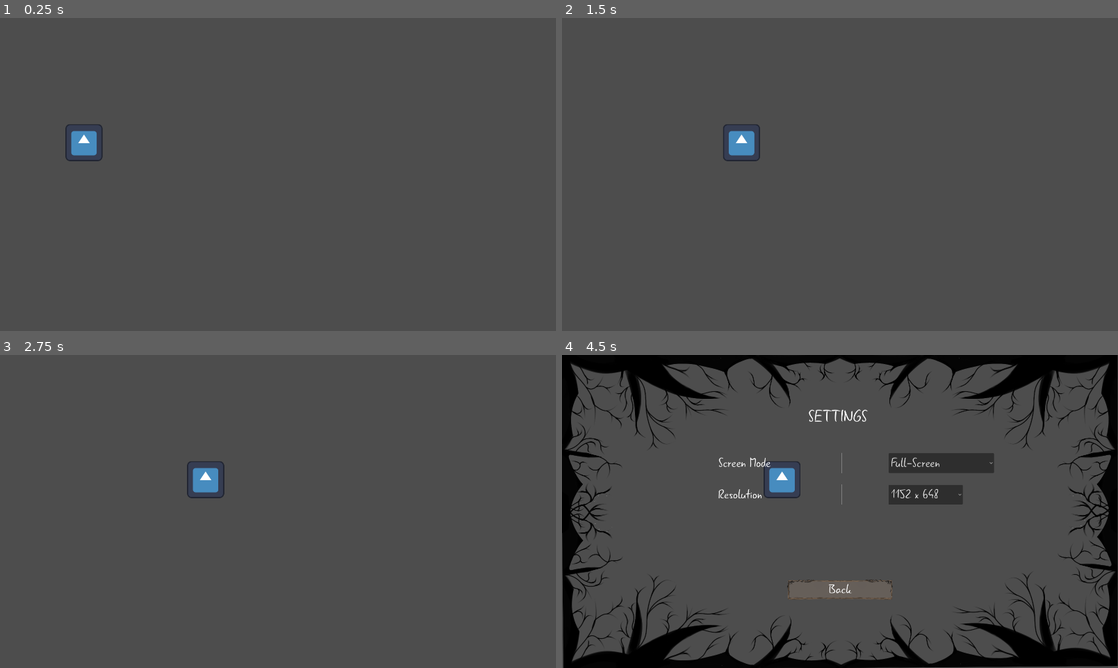
Above: before the commit, frames 1-4 (two rows, left to right).
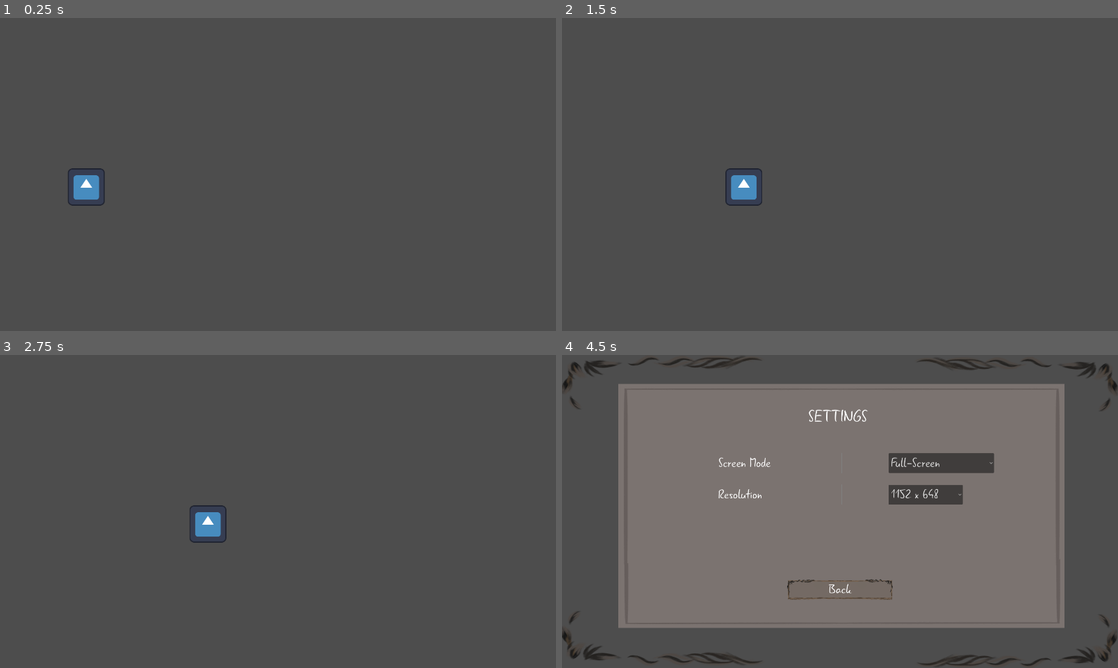
Above: after the commit, the same moments.

Repository: x1000sag/LiniRPGjp
Game: Godot game, scene res://scenes/test_scene.tscn
Two runs of this game, one before a commit and one after it. Both use one fixed random seed, a clock stepped at 60 frames per second and the inputs below. The engine's default icon, where the game draws it, is replaced by a stand-in: a white triangle on a blue panel in a dark square.
Inputs (mouse positions are in pixels of both pictures, inside the frame that each line leads up to):
- Up to frame 1 (0.25 s): no input
- Up to frame 2 (1.5 s): tap Enter at 0.5 s; move the mouse to (962, 158) at 0.52 s; hold D (right) 0.53-1.28 s; click (962, 158) at 0.6 s; move the mouse to (728, 190) at 1.27 s; hold A (left) from 1.28 s (still down); tap F (interact) at 1.35 s
- Up to frame 3 (2.75 s): move the mouse to (333, 442) at 2.02 s; release A (left) at 2.03 s; hold D (right) from 2.03 s (still down); click (333, 442) at 2.1 s
- Up to frame 4 (4.5 s): move the mouse to (812, 574) at 2.77 s; tap F (interact) at 2.85 s; move the mouse to (1006, 558) at 3.52 s; release D (right) at 3.53 s; hold A (left) 3.53-4.25 s; click (1006, 558) at 3.6 s; tap Escape at 4.15 s; click "Settings" at 4.25 s

The runs differ from the first frame. In frame 1, 0.9% of the frame differs, in the area x 11-19%, y 34-60%; in frame 2, 0.9%; in frame 3, 0.9%; in frame 4, 75%, in the area x 0-100%, y 0-100%.

Commit message:
29.01 v1
work with UI

Diff:
--- /dev/null
+++ b/scenes/components/script/global.gd
@@ -0,0 +1,8 @@
+extends Node
+
+#очередь фраз
+@onready var queue : Array
+#теги для диалога(список фраз нужные для диалога)
+@onready var phrases = {
+	"test": ["_test_", "_test_item_"]
+}
--- a/scenes/components/script/init_window_component.gd
+++ b/scenes/components/script/init_window_component.gd
@@ -9,3 +9,12 @@
 			Menu = preload("res://scenes/ui/esc_menu.tscn")
 			child=Menu.instantiate()
 			get_parent().add_child(child)
+	elif get_parent().has_node("Window_button"):
+		if event is InputEventKey and event.pressed and event.keycode == KEY_ESCAPE:
+			Menu = preload("res://scenes/ui/esc_menu.tscn")
+			child=Menu.instantiate()
+			get_parent().add_child(child)
+			get_parent().get_node("Window_button").queue_free()
+	elif get_parent().has_node("Esc_Menu"):
+		if event is InputEventKey and event.pressed and event.keycode == KEY_ESCAPE:
+			get_parent().get_node("Esc_Menu").queue_free()
--- a/scenes/test_scene.tscn
+++ b/scenes/test_scene.tscn
@@ -16,16 +16,16 @@
 physics_material_override = SubResource("PhysicsMaterial_8wduo")
 
 [node name="CollisionShape2D" type="CollisionShape2D" parent="wall"]
-position = Vector2(108, 430)
+position = Vector2(116, 583)
 shape = SubResource("RectangleShape2D_0wks6")
 
 [node name="MainCharacter" parent="." instance=ExtResource("1_a40uw")]
-position = Vector2(290, 430)
+position = Vector2(298, 583)
 speed = 10
 
 [node name="init_window_component" parent="." instance=ExtResource("2_h8mvf")]
 
 [node name="test_iteract_area" parent="." instance=ExtResource("3_6wx6q")]
-position = Vector2(1519, 430)
+position = Vector2(1527, 583)
 
 [node name="dialog" parent="." instance=ExtResource("4_jd0lo")]
--- a/scenes/ui/Window_button.tscn
+++ b/scenes/ui/Window_button.tscn
@@ -1,9 +1,10 @@
-[gd_scene load_steps=11 format=3 uid="uid://d1qo7ajql10xn"]
+[gd_scene load_steps=12 format=3 uid="uid://d1qo7ajql10xn"]
 
 [ext_resource type="PackedScene" uid="uid://dp8d1hsm6cm8w" path="res://scenes/ui/Settings.tscn" id="1_p2it8"]
 [ext_resource type="Script" path="res://scenes/ui/sripts/Window_button.gd" id="2_ikvqy"]
 [ext_resource type="Texture2D" uid="uid://b7cwcuwrowlb" path="res://resources/textures/ESC_bg.png" id="3_vajqh"]
 [ext_resource type="PackedScene" uid="uid://cbenaubucvdpf" path="res://scenes/ui/resolution_mode_button.tscn" id="3_wpu1v"]
+[ext_resource type="Texture2D" uid="uid://cdkdndi76mwa0" path="res://resources/textures/panel.jpg" id="4_pbqkr"]
 [ext_resource type="Texture2D" uid="uid://b14tu38mq1uo3" path="res://resources/textures/button_idle.png" id="4_qlfws"]
 [ext_resource type="Texture2D" uid="uid://dx234ps1r3s3i" path="res://resources/textures/button_pressed.png" id="5_jhi4n"]
 [ext_resource type="Texture2D" uid="uid://cljjmhx34x5rh" path="res://resources/textures/button_focused.png" id="6_rqjto"]
@@ -25,8 +26,24 @@
 offset_bottom = 1080.0
 texture = ExtResource("3_vajqh")
 expand_mode = 1
+metadata/_edit_lock_ = true
 
-[node name="HBoxContainer" parent="." index="1"]
+[node name="NinePatchRect" type="NinePatchRect" parent="." index="1"]
+anchors_preset = 8
+anchor_left = 0.5
+anchor_top = 0.5
+anchor_right = 0.5
+anchor_bottom = 0.5
+offset_left = 195.0
+offset_top = 100.0
+offset_right = 1735.0
+offset_bottom = 942.0
+grow_horizontal = 2
+grow_vertical = 2
+texture = ExtResource("4_pbqkr")
+region_rect = Rect2(66, 51, 2525, 2118)
+
+[node name="HBoxContainer" parent="." index="2"]
 offset_left = 540.0
 offset_top = 339.0
 offset_right = 1384.0
@@ -40,7 +57,7 @@
 [node name="OptionButton" parent="HBoxContainer" index="2"]
 theme_override_font_sizes/font_size = 46
 
-[node name="Button" type="TextureButton" parent="." index="2"]
+[node name="Button" type="TextureButton" parent="." index="3"]
 offset_left = 777.0
 offset_top = 774.0
 offset_right = 1143.0
@@ -62,14 +79,15 @@
 label_settings = SubResource("LabelSettings_pm48g")
 horizontal_alignment = 1
 vertical_alignment = 1
+metadata/_edit_lock_ = true
 
-[node name="Resolution_Mode_Button" parent="." index="3" instance=ExtResource("3_wpu1v")]
+[node name="Resolution_Mode_Button" parent="." index="4" instance=ExtResource("3_wpu1v")]
 offset_left = 379.0
 offset_top = 280.0
 offset_right = 379.0
 offset_bottom = 280.0
 
-[node name="Label" type="Label" parent="." index="4"]
+[node name="Label" type="Label" parent="." index="5"]
 offset_left = 804.0
 offset_top = 146.0
 offset_right = 1101.0
--- a/scenes/ui/diolog.tscn
+++ b/scenes/ui/diolog.tscn
@@ -21,22 +21,22 @@
 anchor_top = 0.548
 anchor_right = 1.0
 anchor_bottom = 1.0
-offset_top = -0.104034
+offset_top = 55.16
 grow_horizontal = 2
 grow_vertical = 2
 texture = ExtResource("2_icoqw")
-region_rect = Rect2(0.12178, -0.215633, 3525.88, 640.216)
+region_rect = Rect2(58, -18, 3406, 648)
 patch_margin_left = 83
-patch_margin_top = 81
+patch_margin_top = 142
 patch_margin_right = 83
-patch_margin_bottom = 93
+patch_margin_bottom = 150
 
 [node name="RichTextLabel" type="RichTextLabel" parent="dialog/NinePatchRect"]
 layout_mode = 0
-offset_left = 79.0
-offset_top = 60.0
-offset_right = 1829.0
-offset_bottom = 416.0
+offset_left = 154.0
+offset_top = 125.0
+offset_right = 1768.0
+offset_bottom = 330.0
 theme_override_font_sizes/normal_font_size = 46
 shortcut_keys_enabled = false
 threaded = true
--- a/scenes/ui/esc_menu.tscn
+++ b/scenes/ui/esc_menu.tscn
@@ -1,10 +1,14 @@
-[gd_scene load_steps=8 format=3 uid="uid://bqg857kj66w2r"]
+[gd_scene load_steps=10 format=3 uid="uid://bqg857kj66w2r"]
 
 [ext_resource type="Script" path="res://scenes/ui/sripts/esc_menu.gd" id="1_4ioew"]
 [ext_resource type="Texture2D" uid="uid://b7cwcuwrowlb" path="res://resources/textures/ESC_bg.png" id="2_mm30j"]
+[ext_resource type="Texture2D" uid="uid://cdkdndi76mwa0" path="res://resources/textures/panel.jpg" id="3_41xud"]
 [ext_resource type="Texture2D" uid="uid://b14tu38mq1uo3" path="res://resources/textures/button_idle.png" id="3_f1fr2"]
 [ext_resource type="Texture2D" uid="uid://dx234ps1r3s3i" path="res://resources/textures/button_pressed.png" id="4_yexv4"]
 [ext_resource type="Texture2D" uid="uid://cljjmhx34x5rh" path="res://resources/textures/button_focused.png" id="5_ed0tf"]
+
+[sub_resource type="Theme" id="Theme_floi5"]
+Panel/styles/panel = null
 
 [sub_resource type="LabelSettings" id="LabelSettings_nxtrx"]
 font_size = 46
@@ -16,10 +20,27 @@
 script = ExtResource("1_4ioew")
 
 [node name="TextureRect" type="TextureRect" parent="."]
-offset_right = 1920.0
-offset_bottom = 1080.0
+anchors_preset = 15
+anchor_right = 1.0
+anchor_bottom = 1.0
+grow_horizontal = 2
+grow_vertical = 2
 texture = ExtResource("2_mm30j")
 expand_mode = 1
+metadata/_edit_lock_ = true
+
+[node name="Panel" type="NinePatchRect" parent="."]
+offset_left = 530.0
+offset_top = 141.0
+offset_right = 1399.0
+offset_bottom = 946.0
+theme = SubResource("Theme_floi5")
+texture = ExtResource("3_41xud")
+region_rect = Rect2(66, 51, 2525, 2118)
+patch_margin_left = 72
+patch_margin_top = 76
+patch_margin_right = 65
+patch_margin_bottom = 69
 
 [node name="Resume" type="TextureButton" parent="."]
 anchors_preset = 8
@@ -28,9 +49,9 @@
 anchor_right = 0.5
 anchor_bottom = 0.5
 offset_left = -350.0
-offset_top = -217.0
+offset_top = -150.0
 offset_right = 348.0
-offset_bottom = -107.0
+offset_bottom = -40.0
 grow_horizontal = 2
 grow_vertical = 2
 size_flags_horizontal = 4
@@ -52,6 +73,7 @@
 horizontal_alignment = 1
 vertical_alignment = 1
 clip_text = true
+metadata/_edit_lock_ = true
 
 [node name="Settings" type="TextureButton" parent="."]
 anchors_preset = 8
@@ -60,9 +82,9 @@
 anchor_right = 0.5
 anchor_bottom = 0.5
 offset_left = -350.0
-offset_top = -30.0
+offset_top = 19.0
 offset_right = 348.0
-offset_bottom = 80.0
+offset_bottom = 129.0
 grow_horizontal = 2
 grow_vertical = 2
 size_flags_horizontal = 4
@@ -84,6 +106,7 @@
 horizontal_alignment = 1
 vertical_alignment = 1
 clip_text = true
+metadata/_edit_lock_ = true
 
 [node name="Exit" type="TextureButton" parent="."]
 anchors_preset = -1
@@ -92,9 +115,9 @@
 anchor_right = 0.5
 anchor_bottom = 1.193
 offset_left = -350.0
-offset_top = -563.44
+offset_top = -550.44
 offset_right = 348.0
-offset_bottom = -453.44
+offset_bottom = -440.44
 grow_horizontal = 2
 grow_vertical = 2
 size_flags_horizontal = 4
@@ -116,12 +139,13 @@
 horizontal_alignment = 1
 vertical_alignment = 1
 clip_text = true
+metadata/_edit_lock_ = true
 
 [node name="Label" type="Label" parent="."]
 offset_left = 804.0
-offset_top = 132.0
+offset_top = 199.0
 offset_right = 1125.0
-offset_bottom = 258.0
+offset_bottom = 325.0
 text = "Pause"
 label_settings = SubResource("LabelSettings_64u6f")
 horizontal_alignment = 1
--- a/scenes/ui/sripts/Window_button.gd
+++ b/scenes/ui/sripts/Window_button.gd
@@ -1,9 +1,9 @@
 extends Node2D
 
-@onready var Menu = preload("res://scenes/ui/Window_button.tscn")
+@onready var Menu = preload("res://scenes/ui/esc_menu.tscn")
 @onready var child=Menu.instantiate()
 @onready var option_button = $HBoxContainer/OptionButton as OptionButton
-signal Back_to_pause_menu
+
 
 const WINDOW_MODE_ARRAY : Array[String] = [
 	"Full-Screen",
@@ -39,4 +39,5 @@
 
 
 func _on_button_pressed():
+	get_parent().add_child(child)
 	queue_free()
Binary file changed: resources/textures/ESC_bg.png
Binary file changed: resources/textures/dialog.png
Binary file added: resources/textures/panel.jpg
Not shown, changed: resources/textures/panel.jpg.import
Binary file removed: textures/dialog.png
